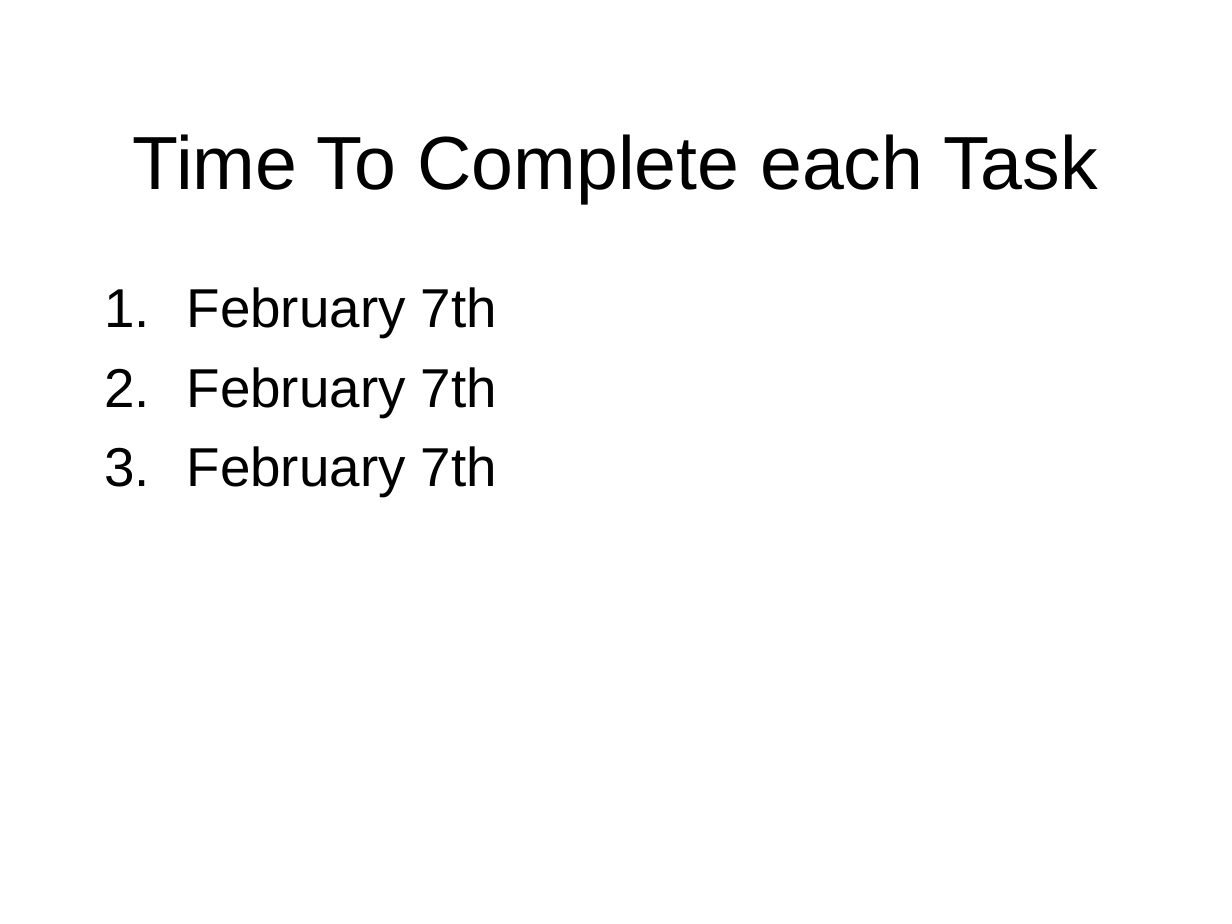
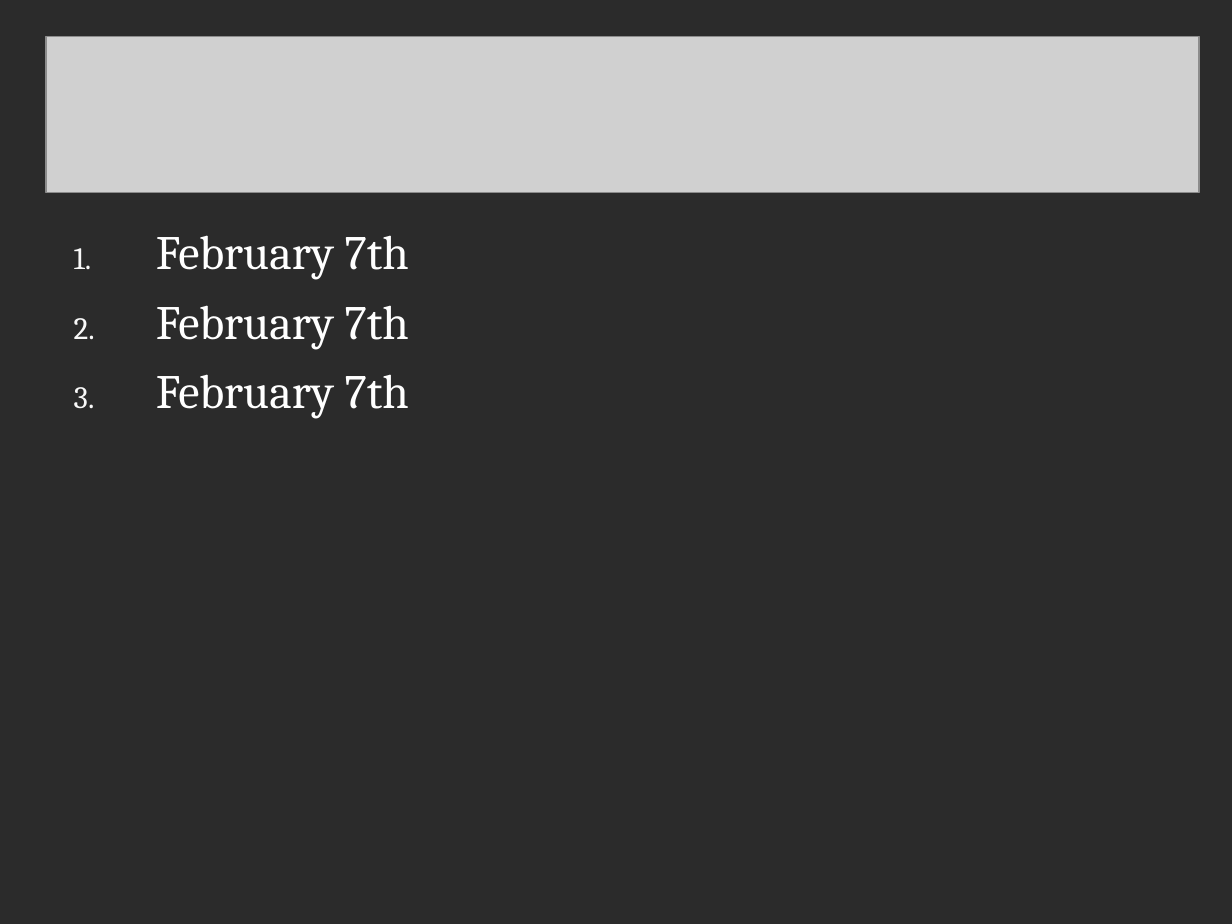
Before and after one commit to csce3513/Team3, a slide deck: slide 7 of Dawn of The Sticks.ppt. Drawn at 1232x924 pixels with LibreOffice and Linux fonts; fonts in the diff are those of the drawing; grey boxes stand for pictures; background and template pictures are left out; a plain dark background stands for a picture behind light text. Boxes give left, top, right and bottom in pixels: in the first picture for what was removed or moved away, otherwise in the second. Text is boxed around its words. In the diff, an @@ line names an element or a change of style, - is before the commit and + after.

```diff
--- a/Dawn of The Sticks.ppt
+++ b/Dawn of The Sticks.ppt
@@ background #FFFFFF to picture (left out) @@
@@ picture added at [46,36,1199,192] @@
@@ title removed at [133,134,1098,203] @@
-Time To Complete each Task
@@ text "February 7th": place and size @@
-text "February 7th" at [187,287,497,496]
+text "February 7th" at [156,235,409,418]
@@ text "February 7th" at [156,235,409,418]: size 32 to 28 pt, font Arial to Cambria, text colour #000000 to #FFFFFF; less space between paragraphs; bullet colour #000000 to #F9F9F9 @@
```
Also in this commit, not shown: 6 other slides changed, 2 slides added, 2 slides removed, 3 other files.
